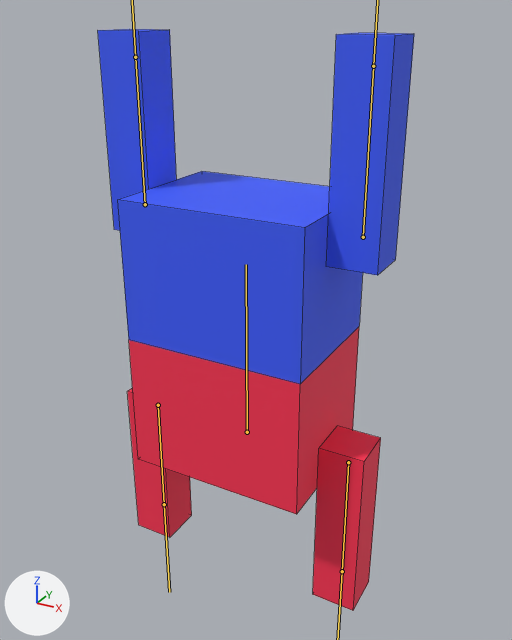
Two versions of the FBX model 397eecsProj/Assets/Player/Meshes/proto.fbx, one commit apart.
One viewpoint serves both versions: a 50 mm lens placed at (1.15, -2.01, 1.06), pointed at (0.08, -0.08, 0.1). Arrows for +X, +Y and +Z are at lower left; the lights stay in place. The bones that bend it are drawn over the model as lines. Mesh edges are drawn as thin lines.
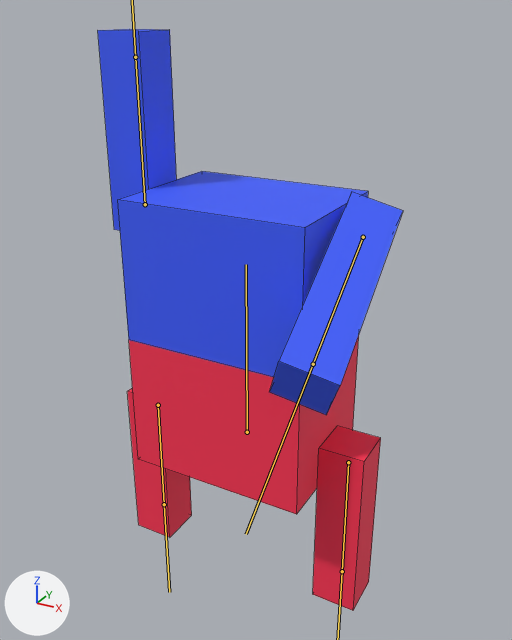
The newer file adds an action. The first version stands in its rest pose; the second is drawn at frame 11 of the action 'Armature|breakObject'.

The edits, one by one:
Bone 'arm2.r' (bone_arm2_r) turns from (0, 0, 0) to (114, 14, -18) degrees about its own x, y and z.

What differs and where, as boxes (x1, y1, x2, y2) in the pictures (512 x 640 px):
'Cube', posed: before (98, 29, 414, 610); after (98, 29, 403, 610)
bone 'arm2.r', root to tip: before (363, 237) to (373, 66); after (363, 237) to (313, 364)
